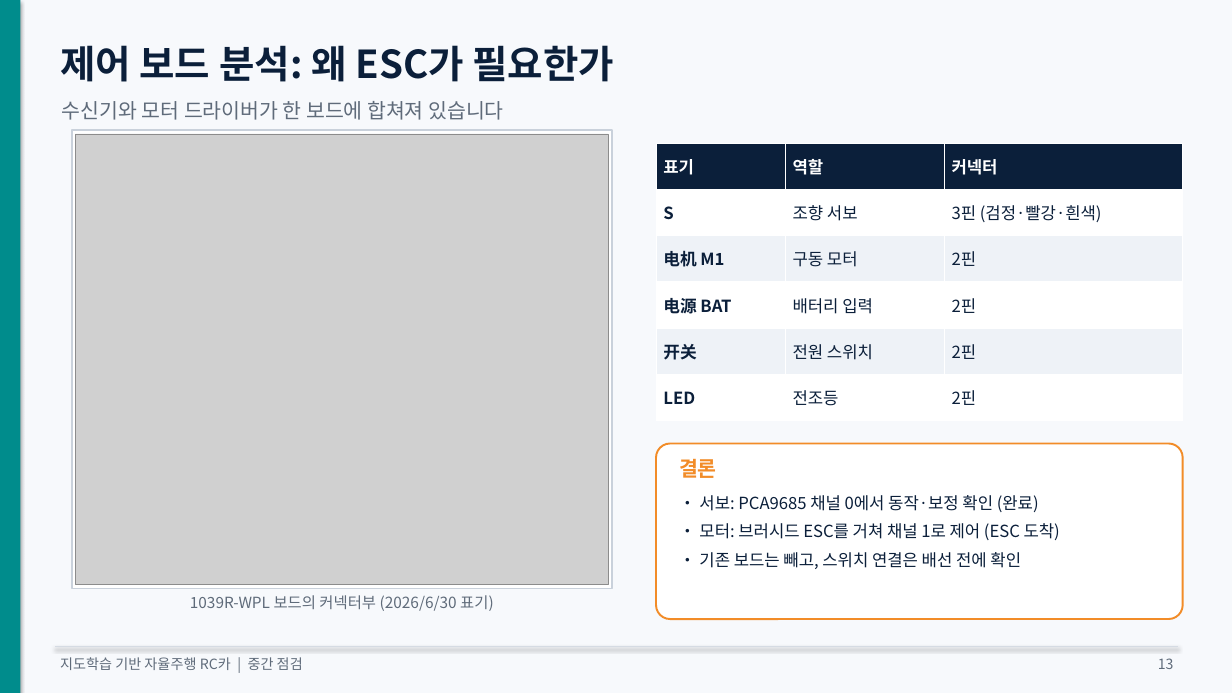
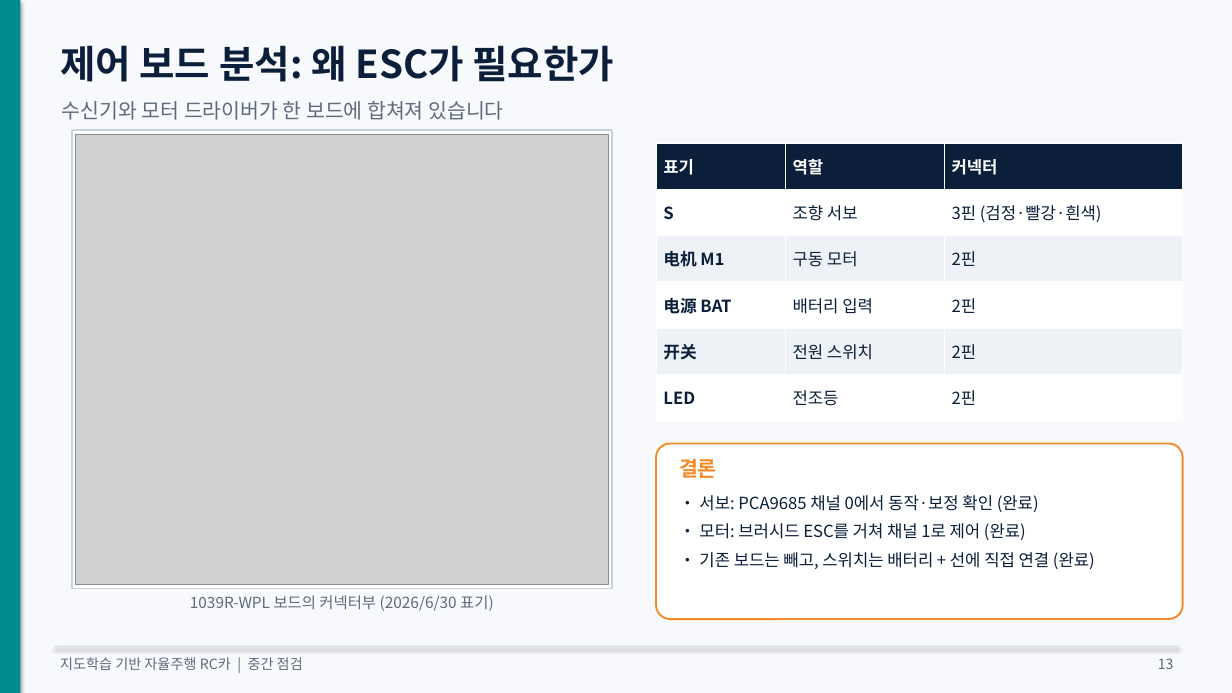
Before and after one commit to KMUTMU/Robot, a slide deck: slide 13 of 중간점검_자율주행RC카.pptx. Drawn at 1232x693 pixels with LibreOffice and Linux fonts; fonts in the diff are those of the drawing; grey boxes stand for pictures. Boxes give left, top, right and bottom in pixels: in the first picture for what was removed or moved away, otherwise in the second. Text is boxed around its words. In the diff, an @@ line names an element or a change of style, - is before the commit and + after.

Commit message:
배선·ESC 값 측정 완료, 주행 프로그램 카메라 오류까지 기록
- ESC 선 정정: 기판 표기 기준 긴 쌍 = VCC/GND(배터리), 짧은 쌍 = M+/M−(모터)
- 전원 스위치를 배터리 + 선에 직렬 연결, 단자대 A~E 배치 문서화
- ESC 값 기록 (정지 380 / 앞 350 / 후진 450), myconfig.py 설정 문서화
- UBEC 출력 5.4V라 Pi는 USB-C로 전원 공급
- 주행 프로그램 카메라 Remote I/O error와 다음에 할 일 순서 정리
- 발표 자료 갱신 (잘못된 ESC 배선 설명 정정)

```diff
--- a/중간점검_자율주행RC카.pptx
+++ b/중간점검_자율주행RC카.pptx
@@ text at <box>699,523,1095,569</box>: text changed @@
-• 모터: 브러시드 ESC를 거쳐 채널 1로 제어 (ESC 도착)
-• 기존 보드는 빼고, 스위치 연결은 배선 전에 확인
+• 모터: 브러시드 ESC를 거쳐 채널 1로 제어 (완료)
+• 기존 보드는 빼고, 스위치는 배터리 + 선에 직접 연결 (완료)
```
Also in this commit, not shown: 8 other slides changed, 12 other files.
